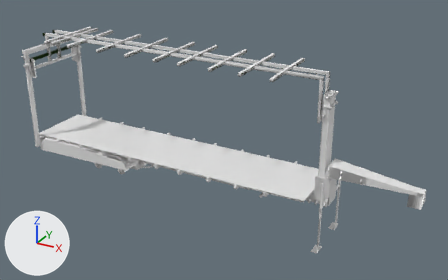
The FBX model cage_trailer/meshes/trucks/tuning/flatbed.fbx as it was, and as the next commit left it.
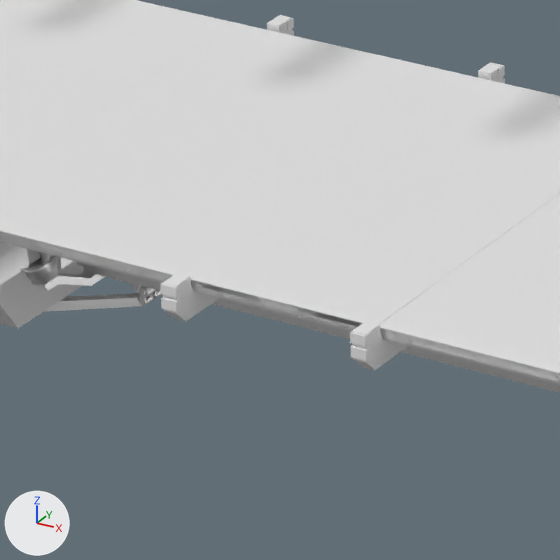
The first picture shows the older version from a camera (50 mm lens) standing at (0.087, -0.197, 0.12) and looking at (-0.018, -0.007, 0.025). The close-ups show both versions on the part from 30% to 45% of the width and 47% to 71% of the height of that picture; other places that the commit changed are outside them. Lighting does not change. The marker at lower left points along +X, +Y and +Z. Where no turn or scale is listed for an object, it has been applied to the vertices.

Objects in the first close-up: 'cdt_Body.012', 'lift.007', 'main2.003'.
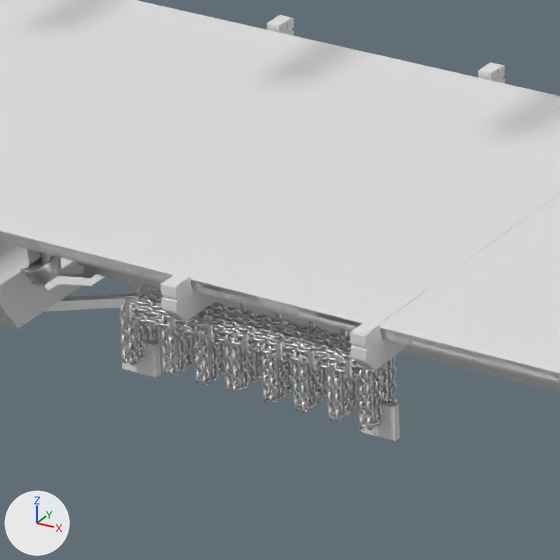
Patch to the scene script:
```diff
--- a/cage_trailer/meshes/trucks/tuning/flatbed.fbx.py
+++ b/cage_trailer/meshes/trucks/tuning/flatbed.fbx.py
@@ mat_chain_mat @@
+mat_chain_mat = principled_material('chain_mat')
+mat_chain_mat.base_color = (0.8, 0.8, 0.8)  # white #e7e7e7
+mat_chain_mat.metallic = 1.0
@@ me_cube_121 @@
+me_cube_121.from_pydata(...)  # a box spanning x -0.001..0.001, y -0.0002..0.0002, z -0.00088..0.00088
@@ me_cube_165 @@
+me_cube_165.from_pydata(...)  # 25080 vertices, 15724 faces; spans x 0.00269..0.01722, y -0.01092..-0.00778, z 0.00696..0.0122
+me_cube_165.materials.append(mat_chain_mat)  # white #e7e7e7
@@ ob_cdt_chainr_005 @@
+ob_cdt_chainr_005 = bpy.data.objects.new('cdt_ChainR.005', me_cube_121)
+ob_cdt_chainr_005.location = (-0.03417, -0.0123, 0.00569)
@@ ob_cdt_chainf_005 @@
+ob_cdt_chainf_005 = bpy.data.objects.new('cdt_ChainF.005', me_cube_121.copy())
+ob_cdt_chainf_005.location = (-0.04785, -0.0123, 0.00569)
@@ ob_chain_005 @@
+ob_chain_005 = bpy.data.objects.new('chain.005', me_cube_165)
+ob_chain_005.location = (-0.05102, -0.00292, -0.00151)
```

Changed parts and their boxes [x1, y1, x2, y2] in the close-ups (560 x 560 px):
'chain.005', added
    after: [119, 282, 397, 430]
'cdt_ChainR.005', added
    after: [360, 398, 400, 441]
'cdt_ChainF.005', added
    after: [122, 336, 161, 378]
